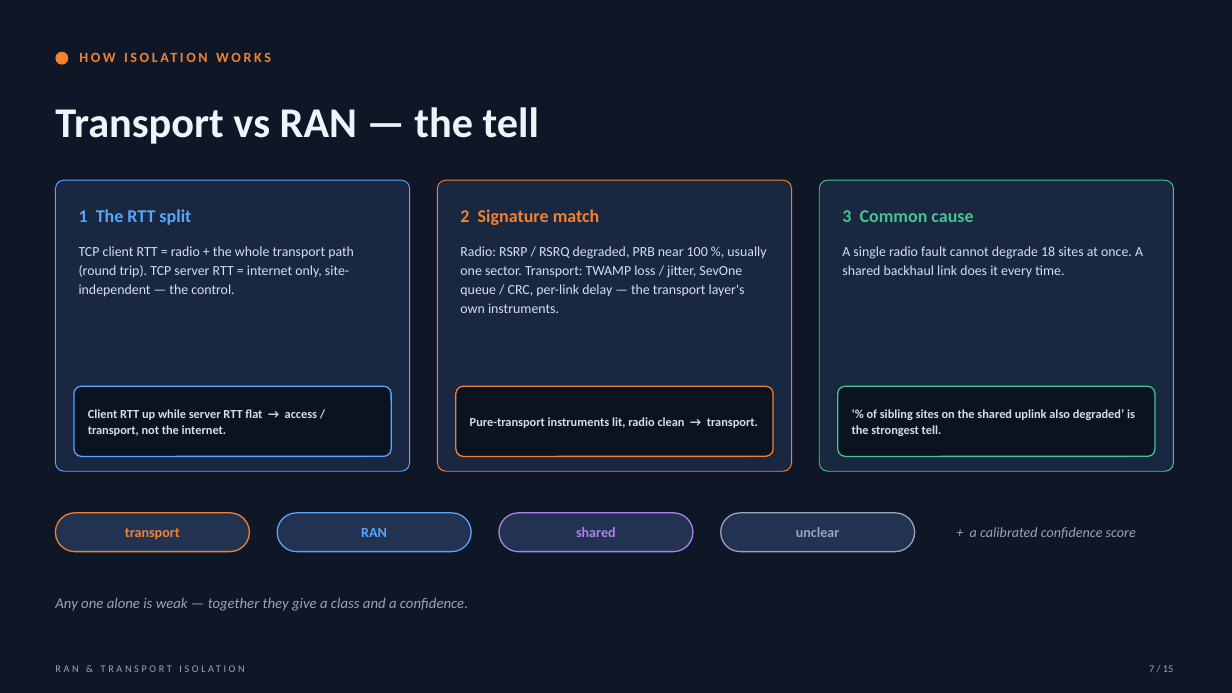
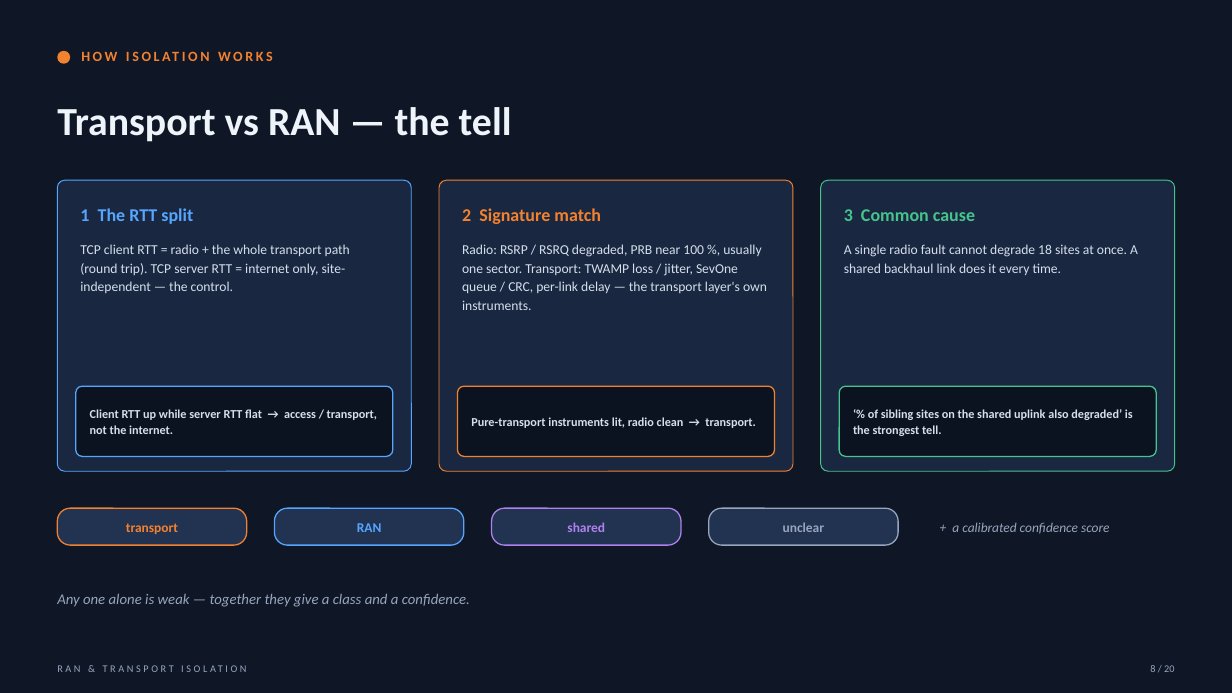
Before and after one commit to manjunathsept11/ran-transport-isolation, a slide deck: slide 8 of docs/RAN_Transport_Isolation.pptx (slide 7 before the commit). Drawn at 1232x693 pixels with LibreOffice and Linux fonts; fonts in the diff are those of the drawing. Boxes give left, top, right and bottom in pixels: in the first picture for what was removed or moved away, otherwise in the second. Text is boxed around its words. In the diff, an @@ line names an element or a change of style, - is before the commit and + after.

```diff
--- a/docs/RAN_Transport_Isolation.pptx
+++ b/docs/RAN_Transport_Isolation.pptx
@@ text "Transport vs RAN — the ..." at bbox=[57, 107, 512, 142]: size 33 to 31 pt @@
@@ size 10.8 to 10.6 pt in 3 elements at bbox=[844, 244, 1138, 275], bbox=[80, 244, 350, 293], bbox=[462, 244, 767, 310] @@
@@ size 9.6 to 9.5 pt in 3 elements at bbox=[853, 409, 1133, 436], bbox=[90, 409, 377, 434], bbox=[471, 417, 756, 428] @@
@@ rounded rectangle: place and size @@
-rounded rectangle at bbox=[55, 513, 250, 552]
+rounded rectangle at bbox=[57, 508, 247, 545]
@@ rounded rectangle: place and size @@
-rounded rectangle at bbox=[277, 513, 471, 552]
+rounded rectangle at bbox=[274, 508, 464, 545]
@@ text "shared": place and size @@
-text "shared" at bbox=[576, 527, 616, 537]
+text "shared" at bbox=[567, 522, 605, 532]
@@ rounded rectangle: place and size @@
-rounded rectangle at bbox=[499, 513, 693, 552]
+rounded rectangle at bbox=[492, 508, 681, 545]
@@ size 11 to 10.5 pt in 5 elements at bbox=[126, 523, 178, 534], bbox=[357, 523, 381, 532], bbox=[567, 522, 605, 532], bbox=[952, 522, 1110, 534], bbox=[783, 522, 824, 532] @@
@@ text "unclear": place and size @@
-text "unclear" at bbox=[796, 527, 840, 537]
+text "unclear" at bbox=[783, 522, 824, 532]
@@ proportions changed in 10 elements at bbox=[821, 180, 1175, 471], bbox=[839, 386, 1156, 457], bbox=[57, 180, 411, 471], bbox=[76, 386, 393, 457], bbox=[439, 180, 793, 471], bbox=[457, 386, 775, 457], bbox=[57, 508, 247, 545], bbox=[274, 508, 464, 545], bbox=[492, 508, 681, 545], bbox=[709, 508, 898, 545] @@
@@ rounded rectangle: place and size @@
-rounded rectangle at bbox=[721, 513, 915, 552]
+rounded rectangle at bbox=[709, 508, 898, 545]
@@ text "+ a calibrated confidence score": place and size @@
-text "+ a calibrated confidence score" at bbox=[970, 527, 1136, 539]
+text "+ a calibrated confidence score" at bbox=[952, 522, 1110, 534]
@@ text "Any one alone is weak ...": place and size @@
-text "Any one alone is weak ..." at bbox=[55, 598, 468, 611]
+text "Any one alone is weak ..." at bbox=[57, 594, 470, 607]
@@ text at bbox=[1150, 665, 1174, 672]: text changed @@
-7 / 15
+8 / 20
```
Also in this commit, not shown: 12 other slides changed, 7 slides added, 2 slides removed, 2 other files.
